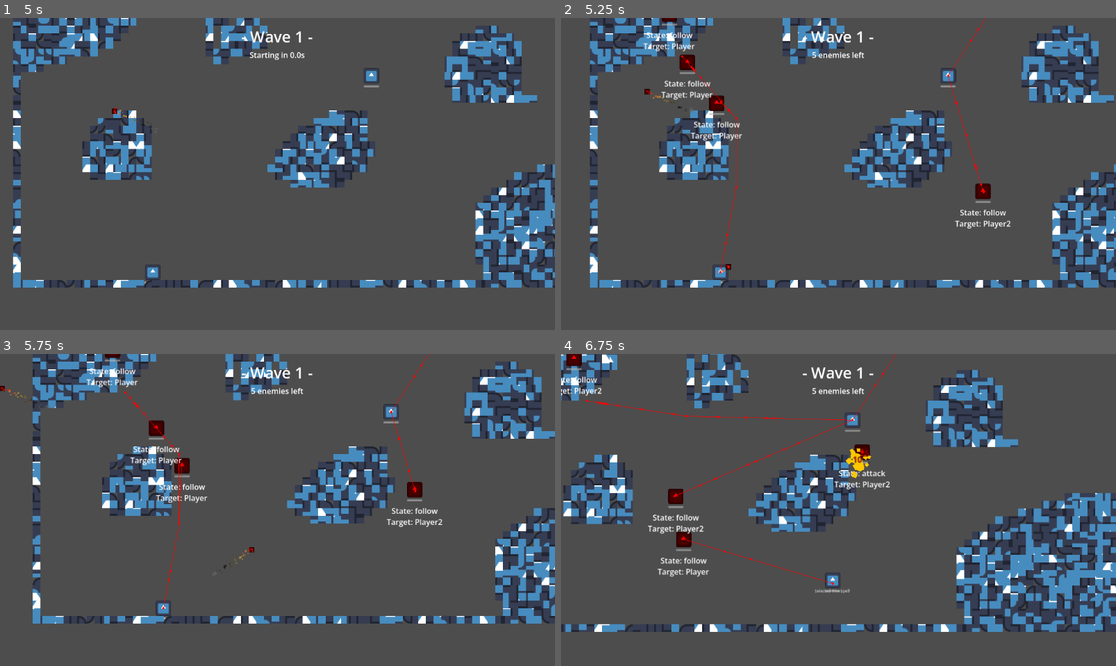
Above: before the commit, frames 1-4 (two rows, left to right).
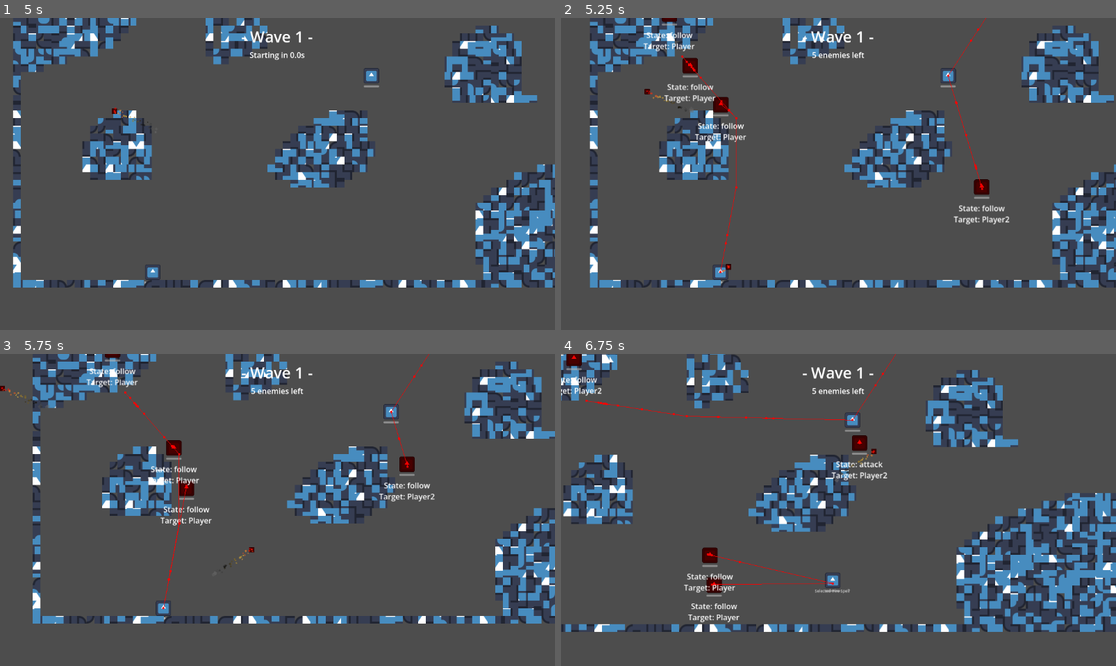
Above: after the commit, the same moments.

Repository: NIK-Pro-coder/coop-roguelike-reborn
Game: Godot game, scene res://main.tscn
Same seed, same stepped clock (60 frames per second), same inputs: the game is played once before the commit and once after it. The engine's default icon, where the game draws it, is replaced by a stand-in: a white triangle on a blue panel in a dark square.
Inputs (mouse positions are in pixels of both pictures, inside the frame that each line leads up to):
- Up to frame 1 (5 s): tap Enter at 0.5 s; move the mouse to (399, 158) at 0.52 s; hold D (right) 0.53-1.28 s; hold Tab (cycle_spell) 0.53-1.28 s; click (399, 158) at 0.67 s; move the mouse to (166, 189) at 1.27 s; hold S (down) 1.28-2.03 s; right-click (166, 189) at 1.35 s; move the mouse to (333, 105) at 2.02 s; hold D (right) 2.03-2.78 s; hold Tab (cycle_spell) 2.03-2.78 s; move the mouse to (249, 236) at 2.77 s; hold W (up) 2.78-3.53 s; right-click (249, 236) at 2.85 s; click (249, 236) at 2.92 s; tap Space at 3.5 s; move the mouse to (444, 220) at 3.52 s; hold Tab (cycle_spell) 3.53-4.28 s; hold A (left) from 3.53 s (still down); move the mouse to (111, 127) at 4.27 s; right-click (111, 127) at 4.35 s
- Up to frame 2 (5.25 s): move the mouse to (866, 174) at 5.02 s; release A (left) at 5.03 s; hold S (down) from 5.03 s (still down); hold Tab (cycle_spell) from 5.03 s (still down); click (866, 174) at 5.17 s
- Up to frame 3 (5.75 s): keep holding S (down); keep holding Tab (cycle_spell)
- Up to frame 4 (6.75 s): move the mouse to (755, 432) at 5.77 s; release S (down) at 5.78 s; release Tab (cycle_spell) at 5.78 s; hold D (right) 5.78-6.53 s; right-click (755, 432) at 5.85 s; move the mouse to (960, 494) at 6.52 s; hold W (up) from 6.53 s (still down); hold Tab (cycle_spell) from 6.53 s (still down)

Frame 1 is identical in both runs. In frame 2, 1.4% of the frame differs, in the area x 18-81%, y 11-68%; in frame 3, 1.9%; in frame 4, 2.3%, in the area x 15-60%, y 21-86%.

Commit message:
Integrated stat tracker into enemy

Diff:
--- a/Enemies/BaseEnemy/base_enemy.gd
+++ b/Enemies/BaseEnemy/base_enemy.gd
@@ -4,11 +4,19 @@
 @onready var nav_agent: NavigationAgent2D = %NavAgent
 @onready var debug_state: RichTextLabel = %DebugState
 @onready var state_machine: StateMachine = %StateMachine
+@onready var stat_tracker: StatTracker = %StatTracker
 
 var target: Player
 var retarget: float = .25
 
-var speed: float = 200.0
+var speed: float = 250:
+  get(): return speed * stat_tracker.speed_mult + stat_tracker.speed_flat
+var health: float = 100:
+  get(): return health * stat_tracker.health_mult + stat_tracker.health_flat
+var damage: float = 10:
+  get(): return damage * stat_tracker.damage_mult + stat_tracker.damage_flat
+var defence: float = 0:
+  get(): return defence * stat_tracker.defence_mult + stat_tracker.defence_flat
 
 func grab_target() -> void:
   var dist: float = -1.0
--- a/Enemies/BaseEnemy/base_enemy.tscn
+++ b/Enemies/BaseEnemy/base_enemy.tscn
@@ -4,6 +4,7 @@
 [ext_resource type="Script" uid="uid://bdmjqu23lmdh" path="res://Enemies/BaseEnemy/base_enemy.gd" id="1_i5m5u"]
 [ext_resource type="Script" uid="uid://dqi86iea56asx" path="res://StateMachine/state_machine.gd" id="2_wg550"]
 [ext_resource type="Script" uid="uid://cvb3spfna5gpm" path="res://Hitbox/hurtbox.gd" id="6_6r630"]
+[ext_resource type="Script" uid="uid://biirni03qe6i" path="res://StatTracker/stat_tracker.gd" id="6_oojbt"]
 [ext_resource type="Script" uid="uid://bpbk0fsb4o1i3" path="res://Components/Health/hp_comp.gd" id="7_oojbt"]
 
 [sub_resource type="CircleShape2D" id="CircleShape2D_8kltk"]
@@ -70,5 +71,10 @@
 fit_content = true
 horizontal_alignment = 1
 
+[node name="StatTracker" type="Node" parent="." unique_id=1261290302]
+unique_name_in_owner = true
+script = ExtResource("6_oojbt")
+metadata/_custom_type_script = "uid://biirni03qe6i"
+
 [connection signal="velocity_computed" from="NavAgent" to="." method="_on_nav_agent_velocity_computed"]
 [connection signal="died" from="HpComp" to="." method="died"]
